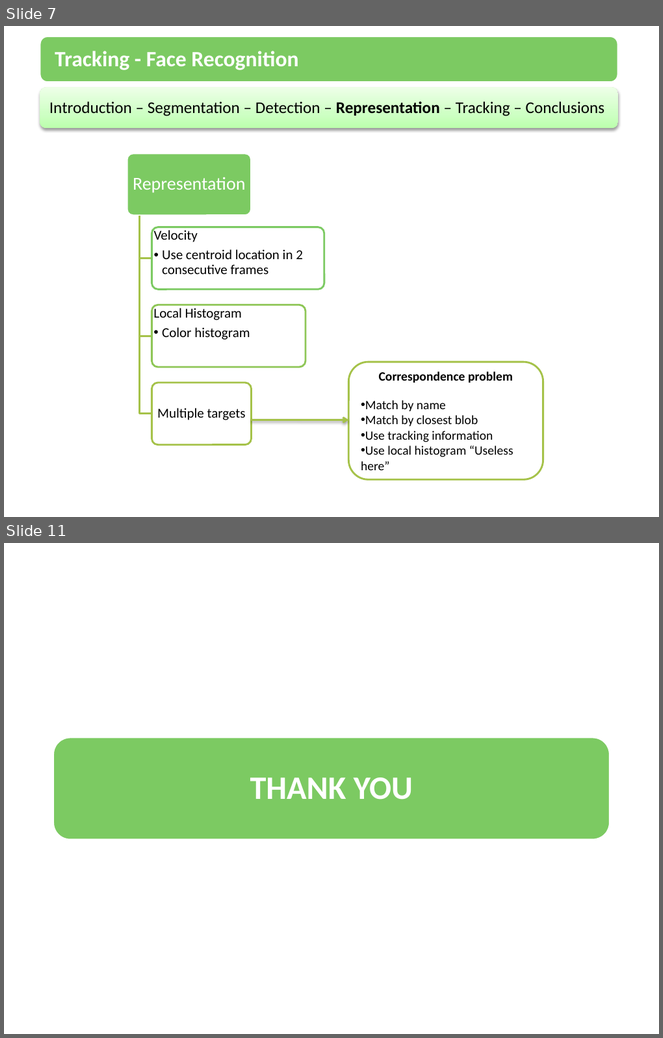
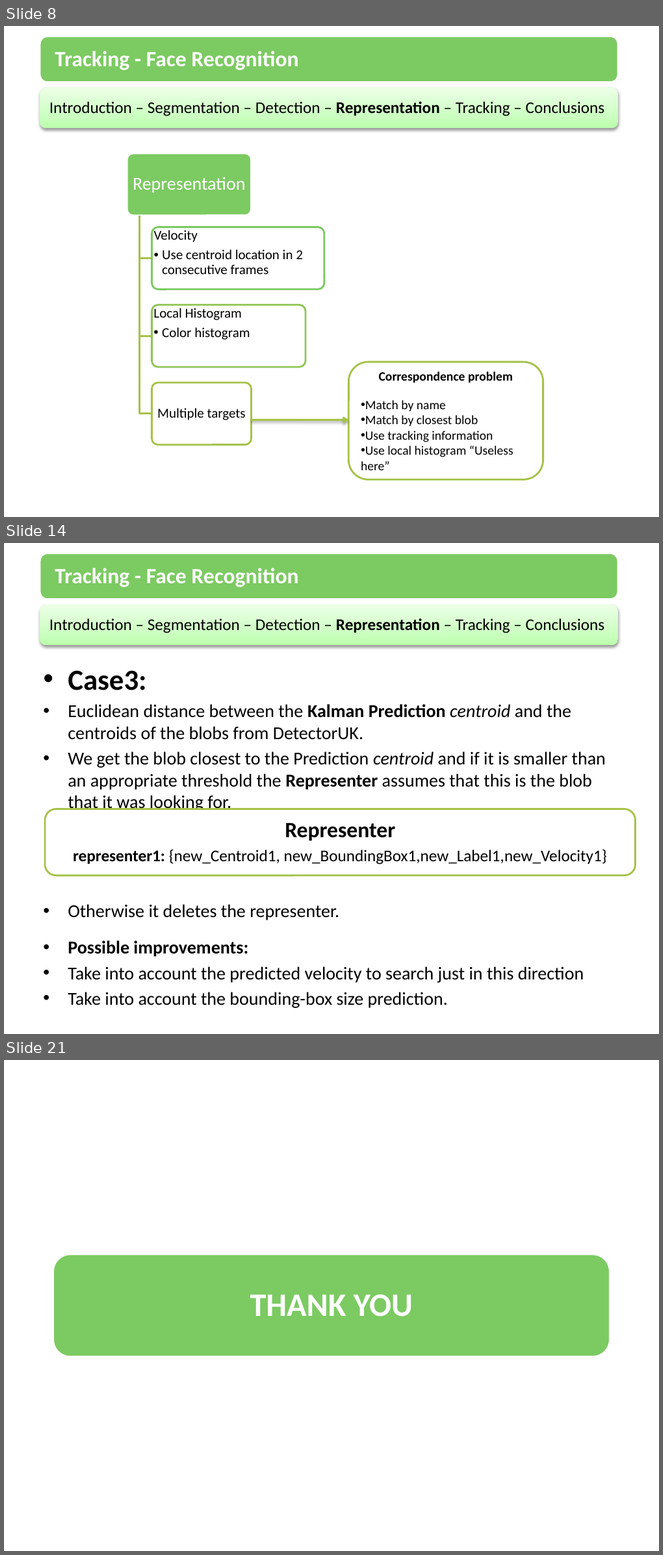
Before and after one commit to amounir86/mcvai-tracking, a slide deck: trunk/Presentation/Tracking.pptx. Shown one above the other, each under a label of ours: slides 7 and 11 before the commit, slides 8, 14 and 21 after it; the slides between them are not shown. The pictures are 663x1038 and 663x1555 pixels, drawn with LibreOffice and Linux fonts; fonts in the diff are those of the drawing. Boxes give left, top, right and bottom in pixels: in the first picture for what was removed or moved away, otherwise in the second. Text is boxed around its words. In the diff, an @@ line names an element or a change of style, - is before the commit and + after.

```diff
--- a/trunk/Presentation/Tracking.pptx
+++ b/trunk/Presentation/Tracking.pptx
@@ slide 14 added at (x1=4, y1=543, x2=659, y2=1034), background #FFFFFF @@
@@ rounded rectangle added at (x1=40, y1=553, x2=619, y2=600), fill #7CCA62, outline #FFFFFF 2 pt @@
@@ text added at (x1=55, y1=568, x2=298, y2=587), 24 pt, text #FFFFFF, bold @@
+Tracking - Face Recognition
@@ rounded rectangle added at (x1=40, y1=605, x2=619, y2=646), fill gradient #BCFFAD to #CFFFC5 to #ECFFE9 @@
@@ text added at (x1=50, y1=618, x2=605, y2=633), 18 pt, text #000000 @@
+Introduction – Segmentation – Detection – Representation – Tracking – Conclusions
@@ text added at (x1=68, y1=670, x2=606, y2=1008), 20 pt, text #000000 @@
+• Case3:
+• Euclidean distance between the Kalman Prediction centroid and the centroids of the blobs from DetectorUK.
+• We get the blob closest to the Prediction centroid and if it is smaller than an appropriate threshold the Representer assumes that this is the blob that it was looking for.
+• Otherwise it deletes the representer.
+• Possible improvements:
+• Take into account the predicted velocity to search just in this direction
+• Take into account the bounding-box size prediction.
@@ rounded rectangle added at (x1=44, y1=809, x2=635, y2=876), fill #FFFFFF, outline #A5C249 2 pt, 18 pt, text #000000 @@
+Representer
+representer1: {new_Centroid1, new_BoundingBox1,new_Label1,new_Velocity1}
@@ what was slide 7 is now slide 8 @@
@@ what was slide 11 is now slide 21 @@
```
Also in this commit, not shown: 3 slides changed, 10 other slides added, 1 slide removed.
